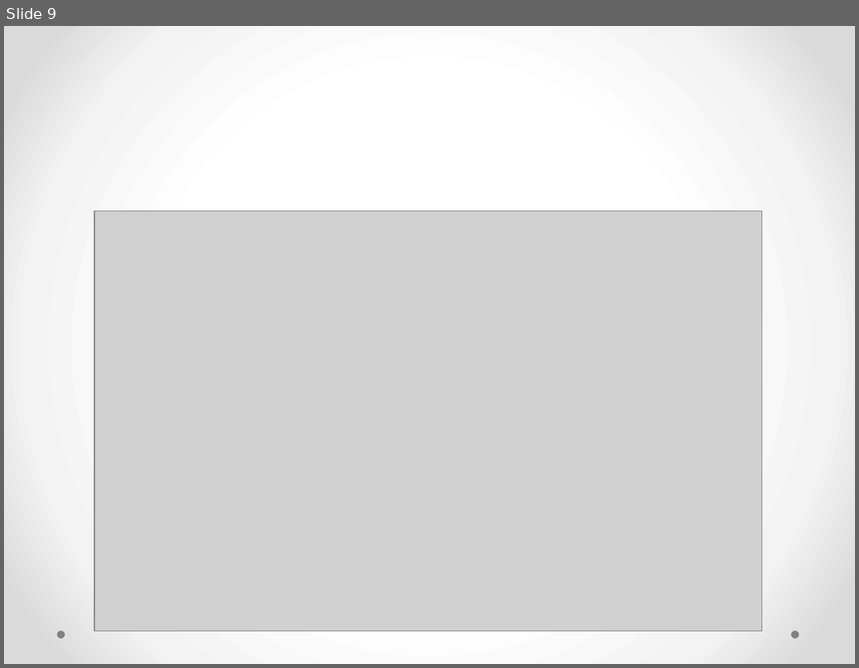
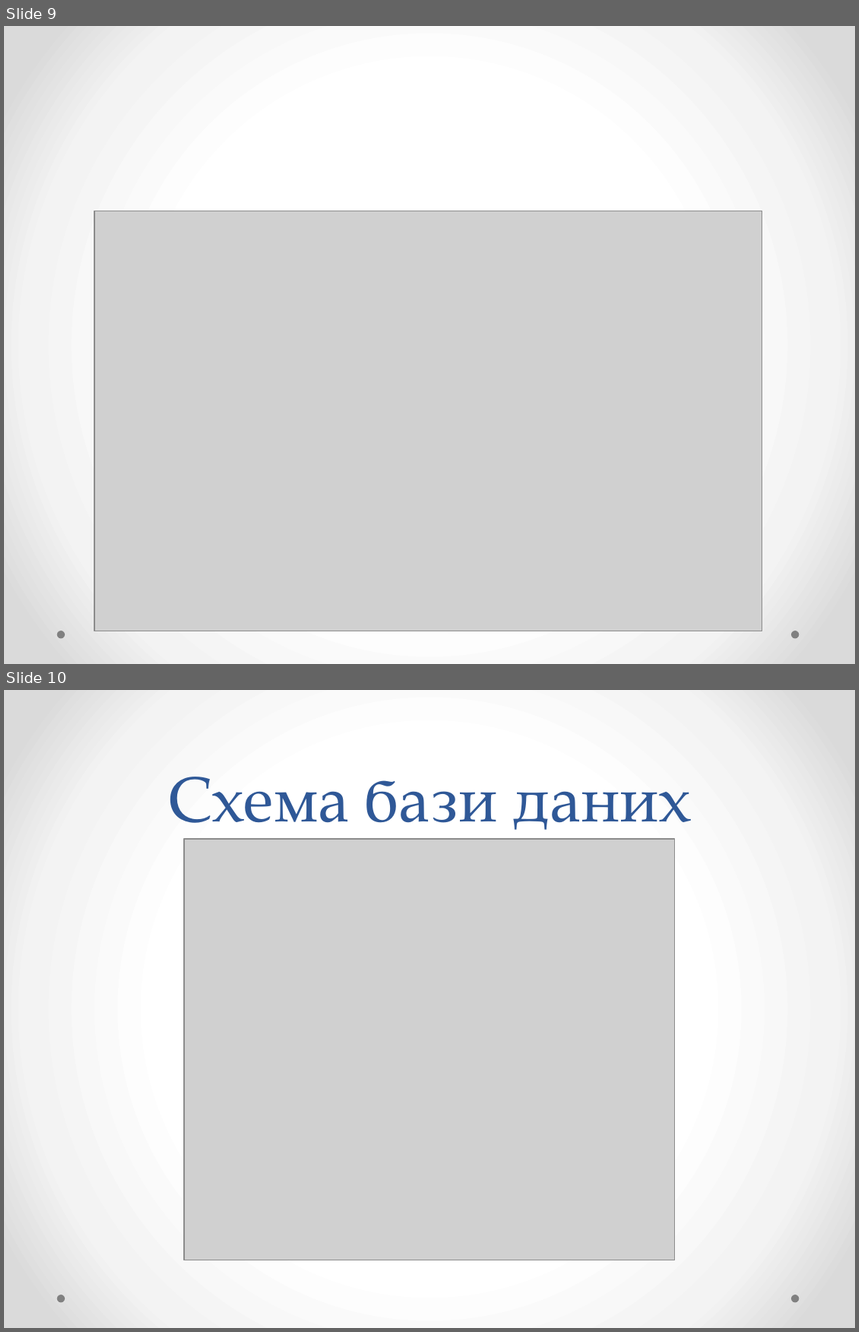
Before and after one commit to YaroslavGozak/University, a slide deck: Диплом/Розробка застосунку Месенджер.pptx. Shown one above the other, each under a label of ours: slide 9 before the commit, slides 9 and 10 after it. The pictures are 859x668 and 859x1332 pixels, drawn with LibreOffice and Linux fonts; fonts in the diff are those of the drawing; grey boxes stand for pictures. Boxes give left, top, right and bottom in pixels: in the first picture for what was removed or moved away, otherwise in the second. Text is boxed around its words. In the diff, an @@ line names an element or a change of style, - is before the commit and + after.

```diff
--- a/Диплом/Розробка застосунку Месенджер.pptx
+++ b/Диплом/Розробка застосунку Месенджер.pptx
@@ slide 10 added at (4,690,855,1328), background gradient #FFFFFF to #F4F4F4 to #DADADA; not listed: 2 template elements that a slide beside it also shows @@
@@ title added at (167,777,692,830), 54 pt, text #2F5897 @@
+Схема бази даних
@@ picture added at (184,839,676,1260) @@
```
Also in this commit, not shown: 2 other files.
